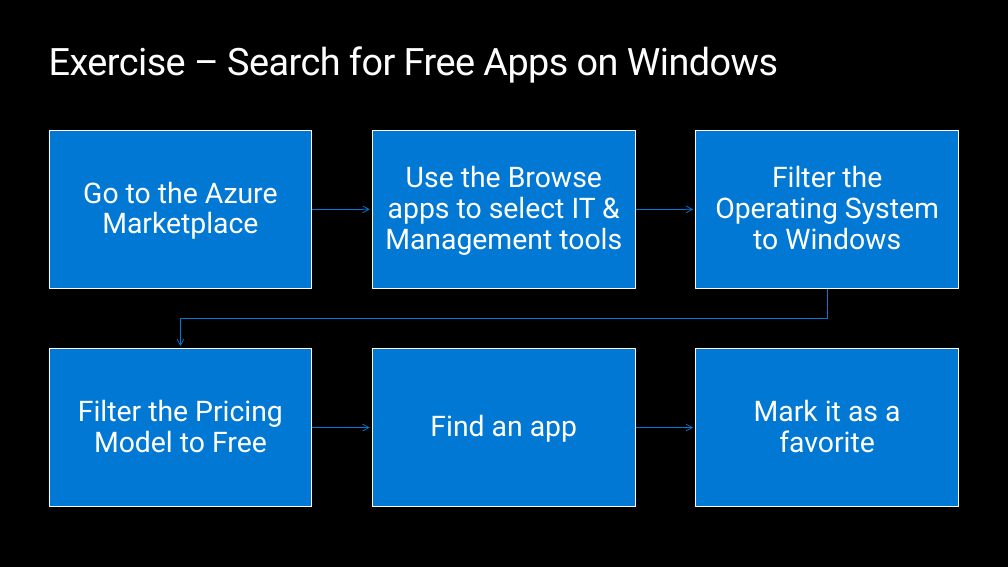
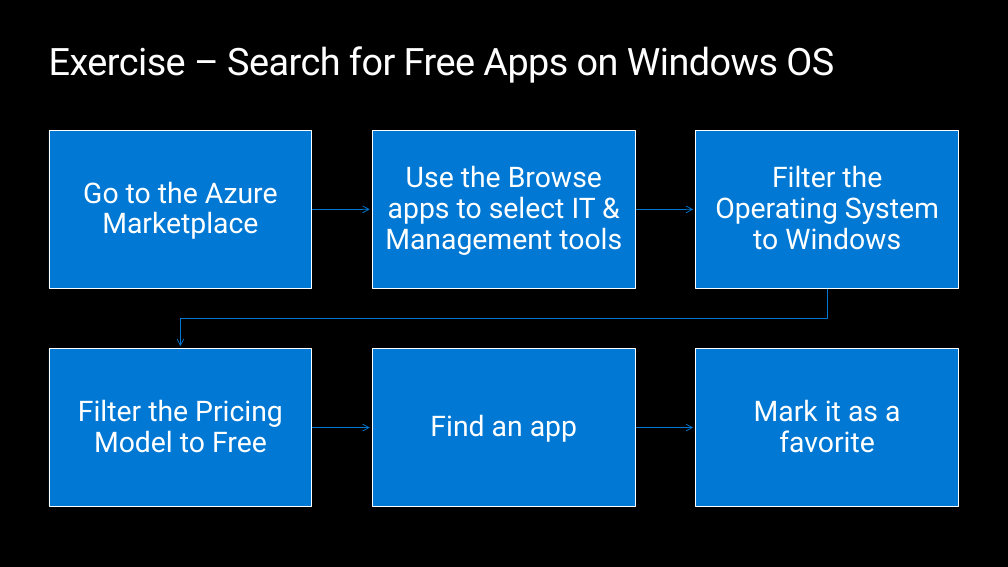
Before and after one commit to opsgility/marketplace, a slide deck: slide 12 of azure-marketplace-workshop/Day 1 - Skilling Deck for Microsoft Marketplace.pptx. Drawn at 1008x567 pixels with LibreOffice and Linux fonts; fonts in the diff are those of the drawing; background and template pictures are left out. Boxes give left, top, right and bottom in pixels: in the first picture for what was removed or moved away, otherwise in the second. Text is boxed around its words. In the diff, an @@ line names an element or a change of style, - is before the commit and + after.

```diff
--- a/azure-marketplace-workshop/Day 1 - Skilling Deck for Microsoft Marketplace.pptx
+++ b/azure-marketplace-workshop/Day 1 - Skilling Deck for Microsoft Marketplace.pptx
@@ title at bbox=[49, 46, 834, 83]: text changed @@
-Exercise – Search for Free Apps on Windows
+Exercise – Search for Free Apps on Windows OS
```
Also in this commit, not shown: 18 other slides changed, 1 slide added, 1 other file.
